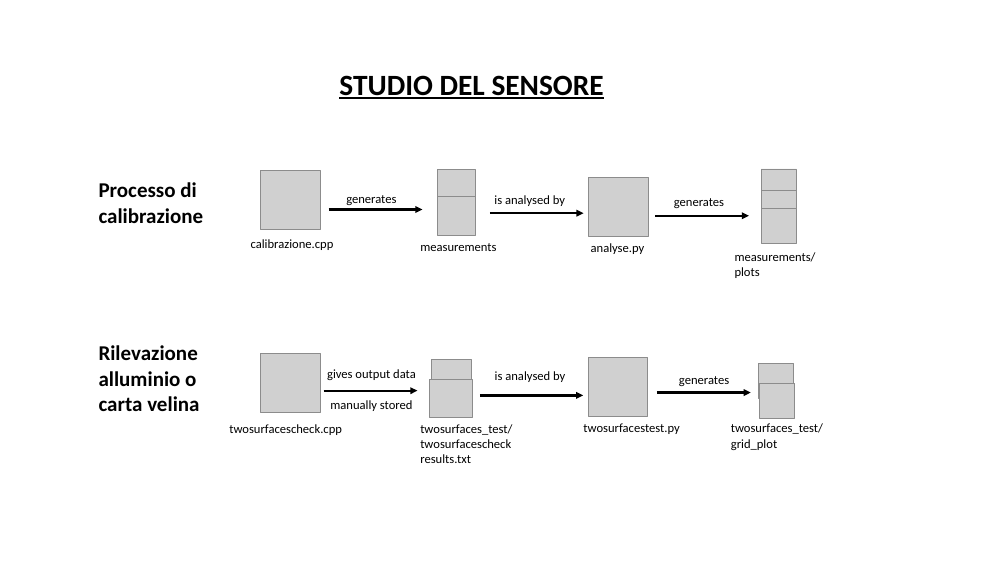
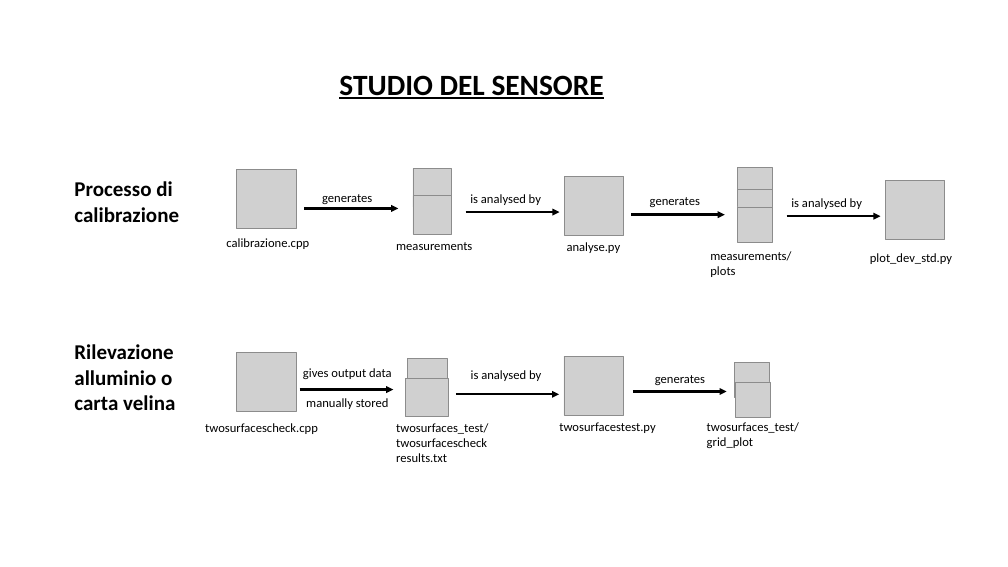
Before and after one commit to PasqualeC5/calibrazione, a slide deck: slide 1 of RESUME_FILE.pptx. Drawn at 1008x567 pixels with LibreOffice and Linux fonts; fonts in the diff are those of the drawing; grey boxes stand for pictures. Boxes give left, top, right and bottom in pixels: in the first picture for what was removed or moved away, otherwise in the second. Text is boxed around its words. In the diff, an @@ line names an element or a change of style, - is before the commit and + after.

```diff
--- a/RESUME_FILE.pptx
+++ b/RESUME_FILE.pptx
@@ text added at (x1=791, y1=198, x2=862, y2=209), 12 pt, text #000000 @@
+is analysed by
@@ picture added at (x1=885, y1=180, x2=944, y2=239) @@
@@ arrow added from (787, 216) to (881, 216), #000000 2.25 pt @@
@@ text added at (x1=870, y1=253, x2=952, y2=264), 12 pt, text #000000 @@
+plot_dev_std.py
@@ 16 texts, 13 pictures, 6 arrows moved together from (x1=99, y1=169, x2=823, y2=463) to (x1=74, y1=168, x2=799, y2=462) @@
```
Also in this commit, not shown: 2 other files.
